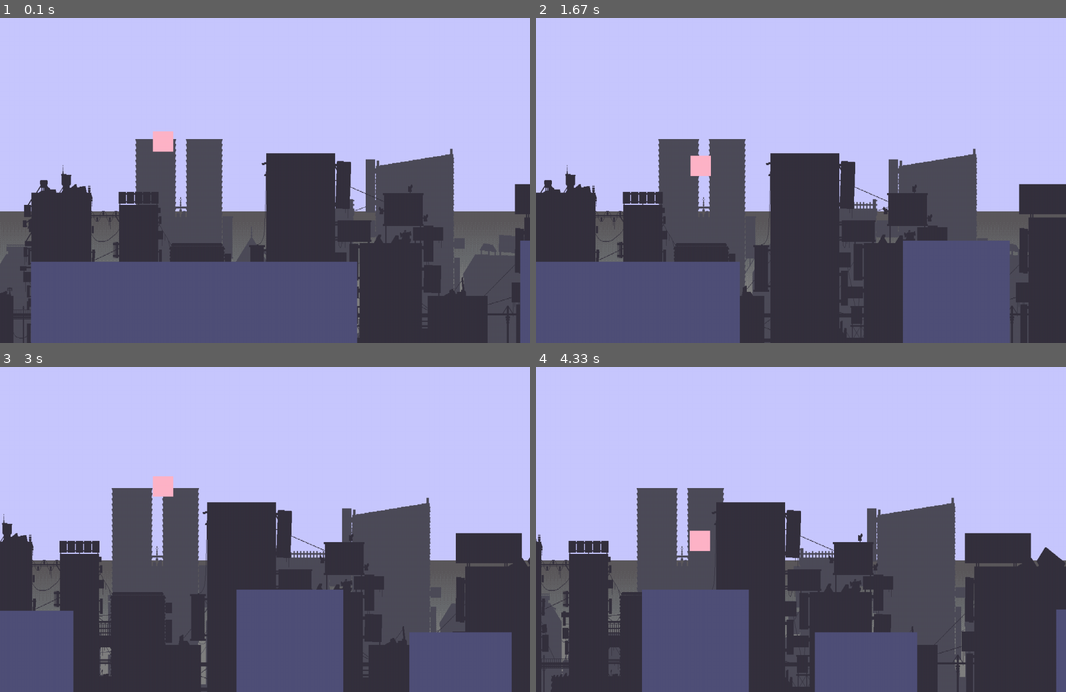
Above: before the commit, frames 1-4 (two rows, left to right).
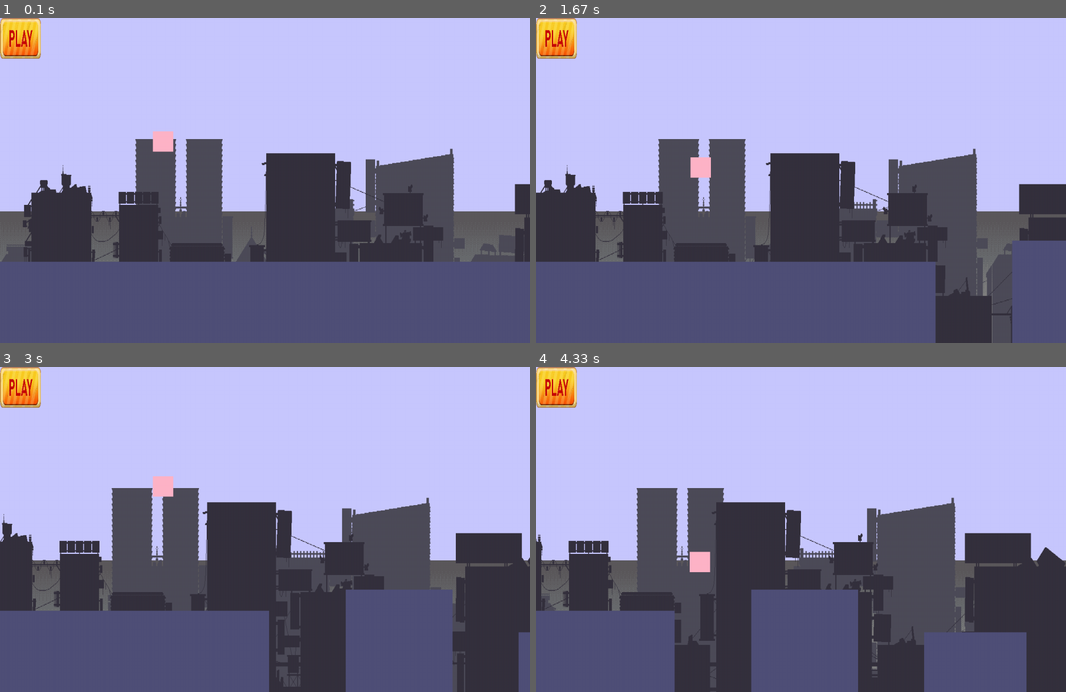
Above: after the commit, the same moments.

Repository: betra0/pygame3
Game: pygame game, started from main.py
Same seed, same stepped clock (60 frames per second), same inputs: the game is played once before the commit and once after it.
Inputs:
- Up to frame 1 (0.1 s): no input
- Up to frame 2 (1.67 s): tap Space at 0.33, 0.73, 1.03, 1.23, 1.57 s; hold D 0.67-1.13 s; hold W 1.17-1.47 s; hold D from 1.5 s (still down)
- Up to frame 3 (3 s): tap Space at 1.87, 2.07, 2.37, 2.63, 2.93 s; release D at 1.97 s; hold A 2-2.53 s; hold A 2.57-2.97 s
- Up to frame 4 (4.33 s): hold D 3.4-4.03 s; tap Space at 3.47, 3.77, 4.13 s; hold A from 4.07 s (still down)

The runs differ from the first frame. In frame 1, 10% of the frame differs, in the area x 0-100%, y 0-100%; in frame 2, 16%; in frame 3, 21%; in frame 4, 22%.

Commit message:
agrege un menuu, pero todavia esta muy verde

Diff:
--- /dev/null
+++ b/botones.py
@@ -0,0 +1,14 @@
+from var import *
+import pygame
+from clasespy import objetopy
+import os
+dir = "sprites/"
+
+class Boton_palay(objetopy):
+    def __init__(self, ancho_p, alto_p,  x, y):
+        super().__init__(x, y)
+
+        imagen_path = os.path.join(dir, "botonplay.png")  # Unir el directorio con el nombre del archivo
+        self.image = pygame.image.load(imagen_path).convert_alpha()
+        self.image = pygame.transform.scale(self.image, (ancho_p, alto_p))
+        self.initrect()
--- a/clasespy.py
+++ b/clasespy.py
@@ -67,7 +67,7 @@
         elif self.velx  < 0:
             self.velx += fricion
     def killxlimit(self ,limitleft = True, limitecaida = True, limite2 = True, limitetecho =True):
-        print(self.rect.top,  self.rect.right)
+        #print(self.rect.top,  self.rect.right)
         if limitecaida and self.rect.top > alto+15:
 
             self.iskill = True
--- a/game.py
+++ b/game.py
@@ -5,6 +5,7 @@
 from var import (size, ancho, alto)
 from background import Background
 from plataformas import Plataforma
+from botones import Boton_palay
 import random
 class Game():
     def __init__(self):
@@ -20,22 +21,25 @@
         self.fondo = pygame.sprite.Group()
         self.plataformas= pygame.sprite.Group()
         self.jugador1 = Jugador()
-        self.plataforma = Plataforma(800, 500, 600)
-
+        self.botonplay1 = Boton_palay(100, 100, 50, 50)
+        self.all.add(self.botonplay1)
+        self.plataforma = Plataforma(ancho, ancho/2, 600)
         self.all.add(self.plataforma)
         self.plataformas.add(self.plataforma)
+        self.background1 = Background(True, 20, "2", 0)
+        self.background2 = Background(False, 50, "3", 40)
+        self.fondo.add(self.background1)
+        self.fondo.add(self.background2)
+        self.all.add(self.jugador1)
+
+        #====init controles externos
+        self.pressed_space = False
+        #======
 
 
 
 
-
-        self.background1 = Background(True, 20, "2", 0)
-        self.background2 = Background(False, 50, "3", 40)
-        self.fondo.add(self.background1)
-        self.fondo.add(self.background2)
-
-        self.all.add(self.jugador1)
-
+        self.dist_primeraplataforma = random.randint(90, 280)
         self.ancho_plataforma_anterior = None
         self.proximaplataforma = None
         self.fps = 60
@@ -45,6 +49,19 @@
 
         self.last_time = pygame.time.get_ticks()  # Guardar el tiempo del último ciclo
 
+    def menurun(self):
+        while self.run:
+            self.event()
+            self.update(True)
+            self.colisiones()
+            self.render()
+            if self.pressed_space:
+                break
+            self.limitfps.tick(60)
+        self.mainrun()
+        return self.salir
+
+
 
     def mainrun(self):
         while self.run:
@@ -52,19 +69,25 @@
             self.agregarplataformas()
             self.update()
             self.colisiones()
-            self.statusobjet()
+            #self.statusobjet()
             self.render()
+            print(len(self.plataformas))
 
             self.limitfps.tick(60)
         return self.salir
 
 
-    def update(self):
+    def update(self, inicio = False):
         current_time = pygame.time.get_ticks()  # Tiempo actual
         delta_time = (current_time - self.last_time) / 1000.0  # Calcular delta_time en segundos
         self.last_time = current_time  # Actualizar el tiempo del último ciclo
 
-        self.all.update()
+
+        if not inicio:
+            self.plataformas.update()
+            self.jugador1.update()
+        else:
+            self.jugador1.update(True)
         self.fondo.update(delta_time)
 
     def render(self):
@@ -80,12 +103,23 @@
             if event.type == pygame.QUIT:
                self.run=False
                self.salir = True
+            elif event.type == KEYDOWN:
+                if event.key == K_ESCAPE:
+                    self.run=False
+                    self.salir = True
+                if event.key == K_SPACE:
+                    self.pressed_space = True
+                else:
+                    self.pressed_space = False
+
 
     def agregarplataformas(self):
-        distancia_maxima = 200
         if not self.ancho_plataforma_anterior:
+            print("holadfkjlfdsljkfdsklj", self.dist_primeraplataforma)
+            self.dist_primeraplataforma -= 4
+            if self.dist_primeraplataforma <= 0:
 
-            self.newplataforma()
+                self.newplataforma()
 
         elif self.ancho_plataforma_anterior and self.proximaplataforma <= 0:
 
@@ -95,6 +129,7 @@
 
 
     def newplataforma(self):
+
             distancia_maxima = 350
             newancho = random.randint(70, 500)
             x = ancho + newancho//2
--- a/jugador.py
+++ b/jugador.py
@@ -20,33 +20,32 @@
 
 
 
-    def update(self):
+    def update(self, bloq_movimiento = False):
         keys = pygame.key.get_pressed()
+        if not bloq_movimiento:
+            if keys[K_d]:
+                self.velx = 0.1
+            if keys[K_a]:
+                self.velx = -0.1
+            if keys[K_w] or keys[K_SPACE]:
+                self.salto_presionado = True
+            else:
+               self.salto_presionado = False
 
-        if keys[K_d]:
-            self.velx = 0.1
-        if keys[K_a]:
-            self.velx = -0.1
-        if keys[K_w] or keys[K_SPACE]:
-            self.salto_presionado = True
-        else:
-           self.salto_presionado = False
+            if self.salto_presionado and not self.salto and self.nosalto:
+                self.salto = True
+                self.nosalto = False
 
+            if not self.salto_presionado:
+                self.nosalto = True
 
-        if self.salto_presionado and not self.salto and self.nosalto:
-            self.salto = True
-            self.nosalto = False
-
-        if not self.salto_presionado:
-            self.nosalto = True
-
-        if self.salto and self.isonfloor(8):
-            self.vely = -self.impulso_salto
-        elif self.salto and not self.isonfloor(8) and self.cantidad_salto >= 1:
-            self.vely = -self.impulso_salto/1.15
-            self.cantidad_salto -=1
-        elif not self.salto and self.isonfloor(8):
-            self.cantidad_salto = 1
+            if self.salto and self.isonfloor(8):
+                self.vely = -self.impulso_salto
+            elif self.salto and not self.isonfloor(8) and self.cantidad_salto >= 1:
+                self.vely = -self.impulso_salto/1.15
+                self.cantidad_salto -=1
+            elif not self.salto and self.isonfloor(8):
+                self.cantidad_salto = 1
 
 
         self.simulargravedad()
--- a/main.py
+++ b/main.py
@@ -6,5 +6,5 @@
 while not salir:
     #juego.__init__()
     juego.initialize()
-    salir = juego.mainrun()
+    salir = juego.menurun()
 juego.salirgame()
--- a/plataformas.py
+++ b/plataformas.py
@@ -15,3 +15,8 @@
 
     def update(self):
         self.velpos(-4, 0)
+        self.eliminarplataforma()
+    def eliminarplataforma(self):
+        self.killxlimit()
+        if self.iskill:
+            self.kill()
Binary file added: sprites/botonplay.png
Not shown, removed: sprites/PSD/1.psd
Not shown, removed: sprites/PSD/2.psd
Not shown, removed: sprites/PSD/3.psd
Not shown, removed: sprites/PSD/4.psd
Not shown, removed: sprites/PSD/5.psd
Not shown, removed: sprites/PSD/6.psd
Not shown, removed: sprites/PSD/7.psd
Not shown, removed: sprites/PSD/8.psd
